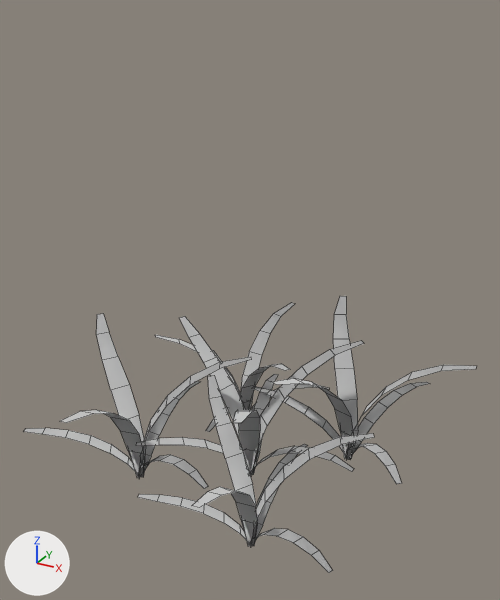
One commit to the FBX model RealGrass/Assets/PlantsTemperate.fbx: the scene before it, then after it.
Camera for both pictures: a camera (50 mm lens) standing at (1.29, -2.35, 2.06) and looking at (0.02, -0.04, 0.91). Every picture has the same lights, and +X, +Y and +Z are marked at lower left. Mesh edges are drawn as thin lines. Where no turn or scale is listed for an object, it has been applied to the vertices.

In view in the first picture: 'LP_Plant11'.
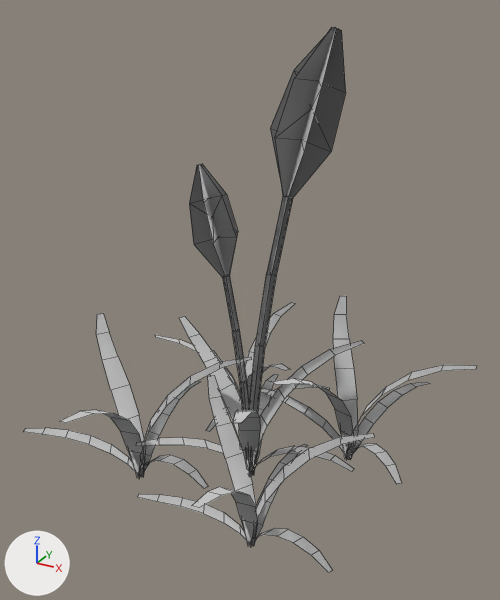
What differs and where, as boxes (x1, y1, x2, y2) in the pictures (500 x 600 px):
'LP_Plant11', reshaped (97% taller)
    before: (24, 296, 477, 573)
    after: (24, 27, 477, 573)
part 1 of me_untitled_000, added (black)
    after: (253, 27, 346, 475)
part 2 of me_untitled_000, added
    after: (250, 28, 336, 461)
part 3 of me_untitled_000, added
    after: (200, 164, 253, 474)
part 4 of me_untitled_000, added
    after: (199, 165, 251, 472)
part 5 of me_untitled_000, added
    after: (189, 164, 249, 410)
part 6 of me_untitled_000, built on
    before: (243, 450, 251, 473)
    after: (243, 27, 339, 473)

The change in detail:
me_untitled_000 is used by ob_lp_plant11; location (0.0, 0.0, 0.0).
Verts and faces of me_untitled_000; kept vertices keep their numbers, new ones are numbered from 420.
Before the commit, vertices of me_untitled_000: 32 (0.0, 0.05, 0.14), 33 (0.01, 0.02, -0.01) at pixel (253, 472), 34 (0.0, -0.02, -0.01), 35 (-0.02, -0.03, 0.14) at pixel (243, 450).
me_untitled_000 had 420 vertices, 180 faces and spanned x -0.9..0.89, y -0.87..0.81, z -0.01..0.63.
me_untitled_000 now has 516 vertices, 228 faces and spans x -0.9..0.89, y -0.87..0.81, z -0.01..1.96.
me_untitled_000 part 1: a new loose piece of 16 vertices spanning x -0.02..0.35, y 0.0..0.08, z -0.01..1.96, in mat_plantstemperate (its picture is missing).
me_untitled_000 part 2: a new loose piece of 16 vertices spanning x -0.01..0.3, y -0.06..0.17, z -0.01..1.96, in mat_plantstemperate (its picture is missing).
me_untitled_000 part 3: a new loose piece of 16 vertices spanning x -0.25..0.02, y -0.05..0.0, z -0.01..1.45, in mat_plantstemperate (its picture is missing).
me_untitled_000 part 4: a new loose piece of 16 vertices spanning x -0.22..0.01, y -0.12..0.07, z -0.01..1.45, in mat_plantstemperate (its picture is missing).
me_untitled_000 part 5: a new loose piece of 16 vertices spanning x -0.23..0.01, y -0.11..0.04, z -0.01..1.45, in mat_plantstemperate (its picture is missing).
Part 6, on me_untitled_000:
Faces deleted: (32, 35, 34, 33).
New vertex 420 is at (-0.01, -0.02, -0.01).
New vertex 421 is at (0.3, 0.09, 1.96), pixel (338, 28).
New vertex 422 is at (0.29, 0.06, 1.96), pixel (331, 27).
New vertex 423 is at (0.26, 0.19, 1.54).
New vertex 424 is at (0.13, -0.04, 1.58), pixel (274, 138).
New vertex 425 is at (0.13, 0.04, 1.35), pixel (282, 196).
New vertex 426 is at (0.15, 0.07, 1.34), pixel (292, 196).
New vertex 427 is at (0.3, 0.17, 1.77).
New vertex 428 is at (0.19, -0.02, 1.8), pixel (294, 78).
New vertex 429 is at (-0.01, 0.0, 0.33).
New vertex 430 is at (0.02, 0.01, 0.67), pixel (255, 346).
New vertex 431 is at (0.06, 0.02, 1.01), pixel (266, 274).
New vertex 432 is at (0.09, 0.06, 1.0), pixel (275, 273).
New vertex 433 is at (0.04, 0.05, 0.67).
New vertex 434 is at (0.02, 0.03, 0.33).
New vertex 435 is at (0.01, 0.02, -0.01), pixel (253, 472).
New faces: (421, 427, 428, 422), (423, 426, 425, 424), (430, 431, 432, 433), (424, 428, 427), (423, 424, 427), (33, 420, 429, 434).
New faces: (429, 430, 433, 434), (425, 426, 432, 431), (32, 35, 34, 435).
